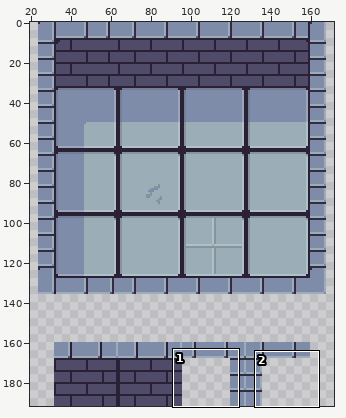
Edited in one commit: sprite sheet (Assets/Sprites/marble-grounds.png). The picture above shows the old version from afar; the outline marks the close-up.
Close-up. Earlier state:
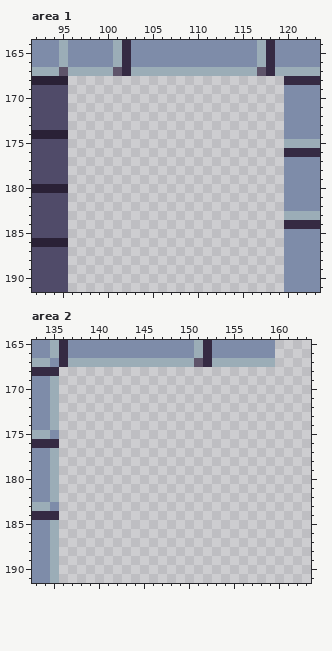
The file is 192x192 pixels. Colours within 5 levels of each other are drawn and written as one. Shown: area 1: x 92..123, y 164..191; area 2: x 133..163, y 165..191. The wide view leaves out empty margins. The commit also changed other parts of the picture, which this record leaves out.
New version:
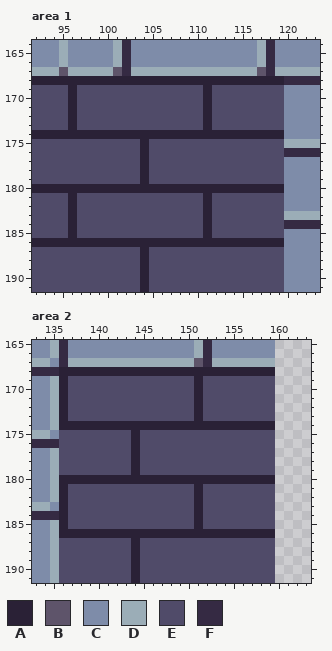
Palette (. is transparent): A #2a2136  B #5e546a  C #7e8ca9  D #9badb7  E #504b69  F #352a43
Diff:
--- area 1
@@ x 92..123 @@
 167 DDDBDDDDDBFDDDDDDDDDDDDDDBFDDDDD
-168 AAAA........................FFFF
-169 EEEE........................CCCC
-170 EEEE........................CCCC
-171 EEEE........................CCCC
-172 EEEE........................CCCC
-173 EEEE........................CCCC
-174 AAAA........................CCCC
-175 EEEE........................DDDD
-176 EEEE........................FFFF
-177 EEEE........................CCCC
-178 EEEE........................CCCC
-179 EEEE........................CCCC
-180 AAAA........................CCCC
-181 EEEE........................CCCC
-182 EEEE........................CCCC
-183 EEEE........................DDDD
-184 EEEE........................FFFF
-185 EEEE........................CCCC
-186 AAAA........................CCCC
-187 EEEE........................CCCC
-188 EEEE........................CCCC
-189 EEEE........................CCCC
-190 EEEE........................CCCC
-191 EEEE........................CCCC
+168 AAAAAAAAAAAAAAAAAAAAAAAAAAAAFFFF
+169 EEEEAEEEEEEEEEEEEEEAEEEEEEEECCCC
+170 EEEEAEEEEEEEEEEEEEEAEEEEEEEECCCC
+171 EEEEAEEEEEEEEEEEEEEAEEEEEEEECCCC
+172 EEEEAEEEEEEEEEEEEEEAEEEEEEEECCCC
+173 EEEEAEEEEEEEEEEEEEEAEEEEEEEECCCC
+174 AAAAAAAAAAAAAAAAAAAAAAAAAAAACCCC
+175 EEEEEEEEEEEEAEEEEEEEEEEEEEEEDDDD
+176 EEEEEEEEEEEEAEEEEEEEEEEEEEEEFFFF
+177 EEEEEEEEEEEEAEEEEEEEEEEEEEEECCCC
+178 EEEEEEEEEEEEAEEEEEEEEEEEEEEECCCC
+179 EEEEEEEEEEEEAEEEEEEEEEEEEEEECCCC
+180 AAAAAAAAAAAAAAAAAAAAAAAAAAAACCCC
+181 EEEEAEEEEEEEEEEEEEEAEEEEEEEECCCC
+182 EEEEAEEEEEEEEEEEEEEAEEEEEEEECCCC
+183 EEEEAEEEEEEEEEEEEEEAEEEEEEEEDDDD
+184 EEEEAEEEEEEEEEEEEEEAEEEEEEEEFFFF
+185 EEEEAEEEEEEEEEEEEEEAEEEEEEEECCCC
+186 AAAAAAAAAAAAAAAAAAAAAAAAAAAACCCC
+187 EEEEEEEEEEEEAEEEEEEEEEEEEEEECCCC
+188 EEEEEEEEEEEEAEEEEEEEEEEEEEEECCCC
+189 EEEEEEEEEEEEAEEEEEEEEEEEEEEECCCC
+190 EEEEEEEEEEEEAEEEEEEEEEEEEEEECCCC
+191 EEEEEEEEEEEEAEEEEEEEEEEEEEEECCCC
--- area 2
@@ x 133..163 @@
 167 DDCFDDDDDDDDDDDDDDBFDDDDDDD....
-168 FFF............................
-169 CCD............................
-170 CCD............................
-171 CCD............................
-172 CCD............................
-173 CCD............................
-174 CCD............................
-175 DDC............................
-176 FFF............................
-177 CCD............................
-178 CCD............................
-179 CCD............................
-180 CCD............................
-181 CCD............................
-182 CCD............................
-183 DDC............................
-184 FFF............................
-185 CCD............................
-186 CCD............................
-187 CCD............................
-188 CCD............................
-189 CCD............................
-190 CCD............................
-191 CCD............................
+168 FFFAAAAAAAAAAAAAAAAAAAAAAAA....
+169 CCDAEEEEEEEEEEEEEEAEEEEEEEE....
+170 CCDAEEEEEEEEEEEEEEAEEEEEEEE....
+171 CCDAEEEEEEEEEEEEEEAEEEEEEEE....
+172 CCDAEEEEEEEEEEEEEEAEEEEEEEE....
+173 CCDAEEEEEEEEEEEEEEAEEEEEEEE....
+174 CCDAAAAAAAAAAAAAAAAAAAAAAAA....
+175 DDCEEEEEEEEAEEEEEEEEEEEEEEE....
+176 FFFEEEEEEEEAEEEEEEEEEEEEEEE....
+177 CCDEEEEEEEEAEEEEEEEEEEEEEEE....
+178 CCDEEEEEEEEAEEEEEEEEEEEEEEE....
+179 CCDEEEEEEEEAEEEEEEEEEEEEEEE....
+180 CCDAAAAAAAAAAAAAAAAAAAAAAAA....
+181 CCDAEEEEEEEEEEEEEEAEEEEEEEE....
+182 CCDAEEEEEEEEEEEEEEAEEEEEEEE....
+183 DDCAEEEEEEEEEEEEEEAEEEEEEEE....
+184 FFFAEEEEEEEEEEEEEEAEEEEEEEE....
+185 CCDAEEEEEEEEEEEEEEAEEEEEEEE....
+186 CCDAAAAAAAAAAAAAAAAAAAAAAAA....
+187 CCDEEEEEEEEAEEEEEEEEEEEEEEE....
+188 CCDEEEEEEEEAEEEEEEEEEEEEEEE....
+189 CCDEEEEEEEEAEEEEEEEEEEEEEEE....
+190 CCDEEEEEEEEAEEEEEEEEEEEEEEE....
+191 CCDEEEEEEEEAEEEEEEEEEEEEEEE....
Where, in picture pixels (left, top, right, bottom), the same in both close-ups:
added: (68, 76, 284, 292)
added: (59, 367, 275, 583)
